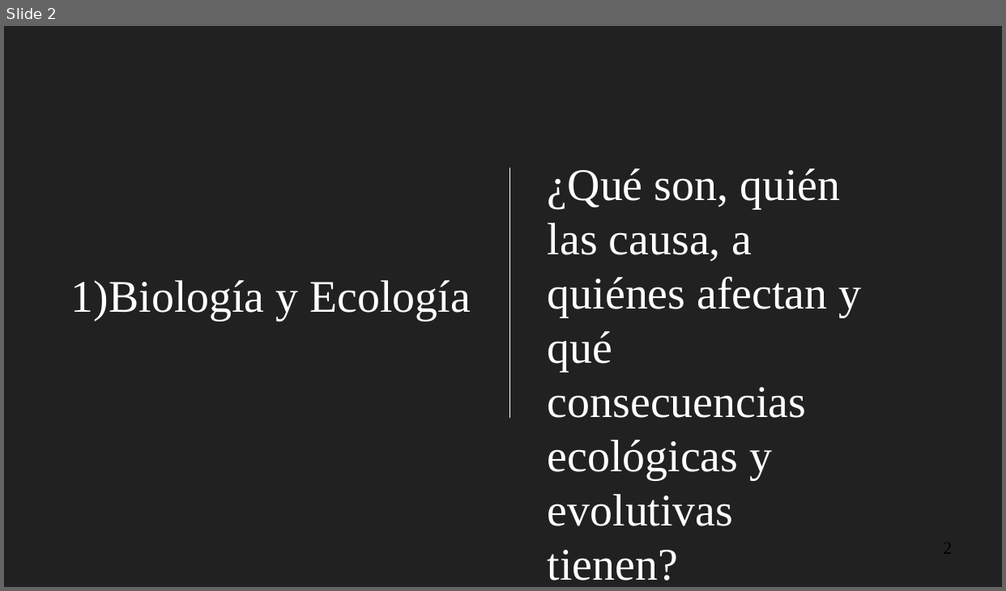
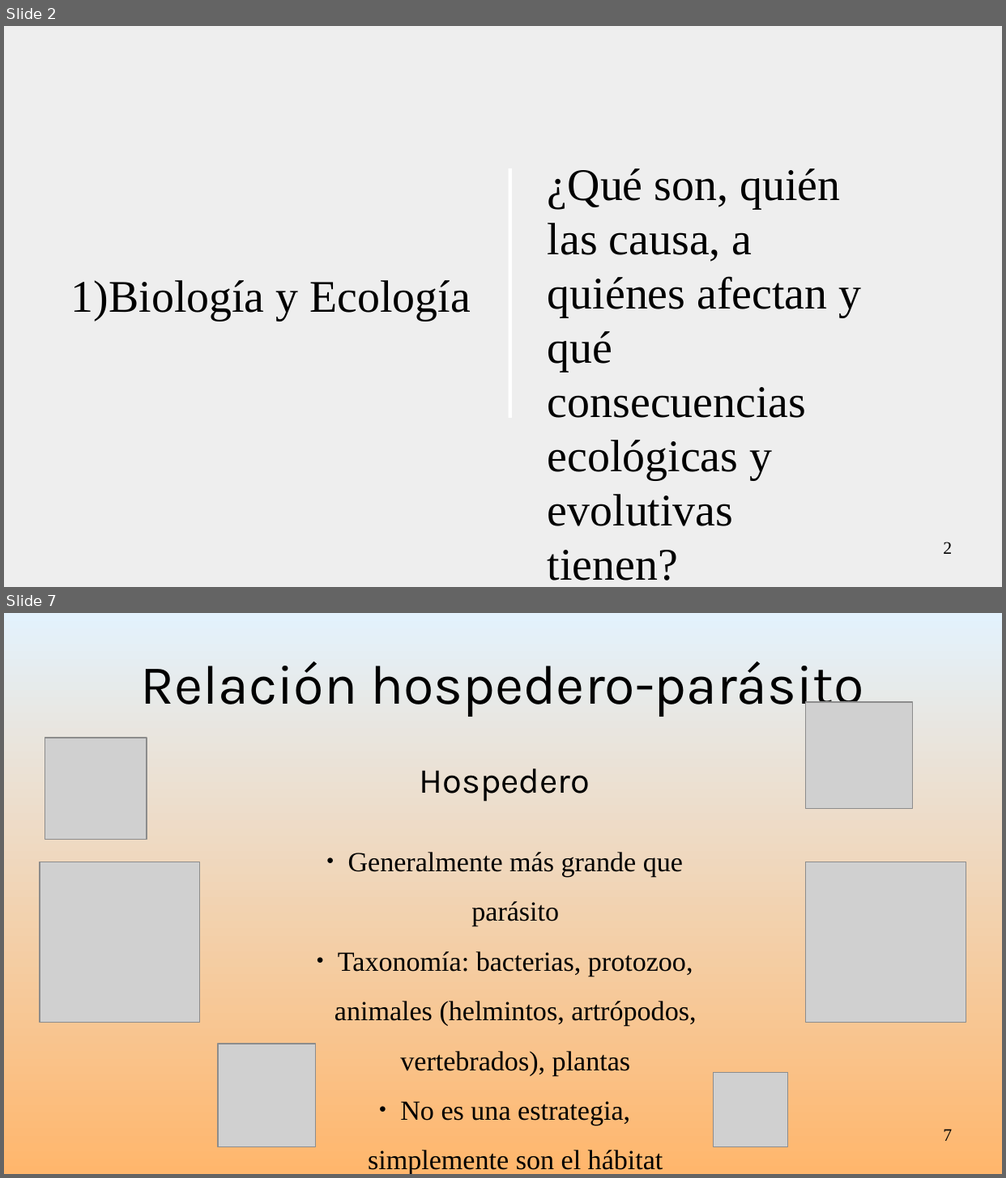
Before and after one commit to gerardommc/Medicina-Cons, a slide deck: Infecciosas.odp. Shown one above the other, each under a label of ours: slide 2 before the commit, slides 2 and 7 after it; the slides between them are not shown. The pictures are 1006x591 and 1006x1178 pixels, drawn with LibreOffice and Linux fonts; fonts in the diff are those of the drawing; grey boxes stand for pictures. Boxes give left, top, right and bottom in pixels: in the first picture for what was removed or moved away, otherwise in the second. Text is boxed around its words. In the diff, an @@ line names an element or a change of style, - is before the commit and + after.

```diff
--- a/Infecciosas.odp
+++ b/Infecciosas.odp
@@ slide 7 added at (4, 613, 1002, 1174), background gradient #E3F2FD to #FFB66C @@
@@ title added at (141, 662, 863, 717), 44 pt, text #000000 @@
+Relación hospedero-parásito
@@ picture added at (807, 702, 913, 808) @@
@@ picture added at (44, 738, 147, 839) @@
@@ text added at (334, 769, 696, 1174), 22 pt, text #000000 @@
+Hospedero
+● Generalmente más grande que parásito
+● Taxonomía: bacterias, protozoo, animales (helmintos, artrópodos, vertebrados), plantas
+● No es una estrategia, simplemente son el hábitat
@@ picture added at (40, 863, 199, 1023) @@
@@ picture added at (807, 863, 966, 1023) @@
@@ picture added at (218, 1044, 316, 1148) @@
@@ picture added at (714, 1073, 788, 1148) @@
@@ page number added at (943, 1129, 952, 1141), 14 pt, text #000000 @@
+7
@@ slide 2 changed as well @@
@@ background #212121 to #EEEEEE @@
@@ subtitle "Biología y Ecología" at (71, 280, 471, 321): text colour #FFFFFF to #000000; bullet colour #FFFFFF to #000000 @@
@@ line (510, 169) - (510, 418): stroke #FFFFFF 0 pt to #FFFFFF 2.83 pt @@
@@ text "¿Qué son, quién las causa, ..." at (548, 169, 861, 581): text colour #FFFFFF to #000000 @@
@@ page number added at (943, 542, 952, 554), 14 pt, text #000000 @@
+2
```
Also in this commit, not shown: 1 other slide changed, 7 other slides added, 17 other files.
